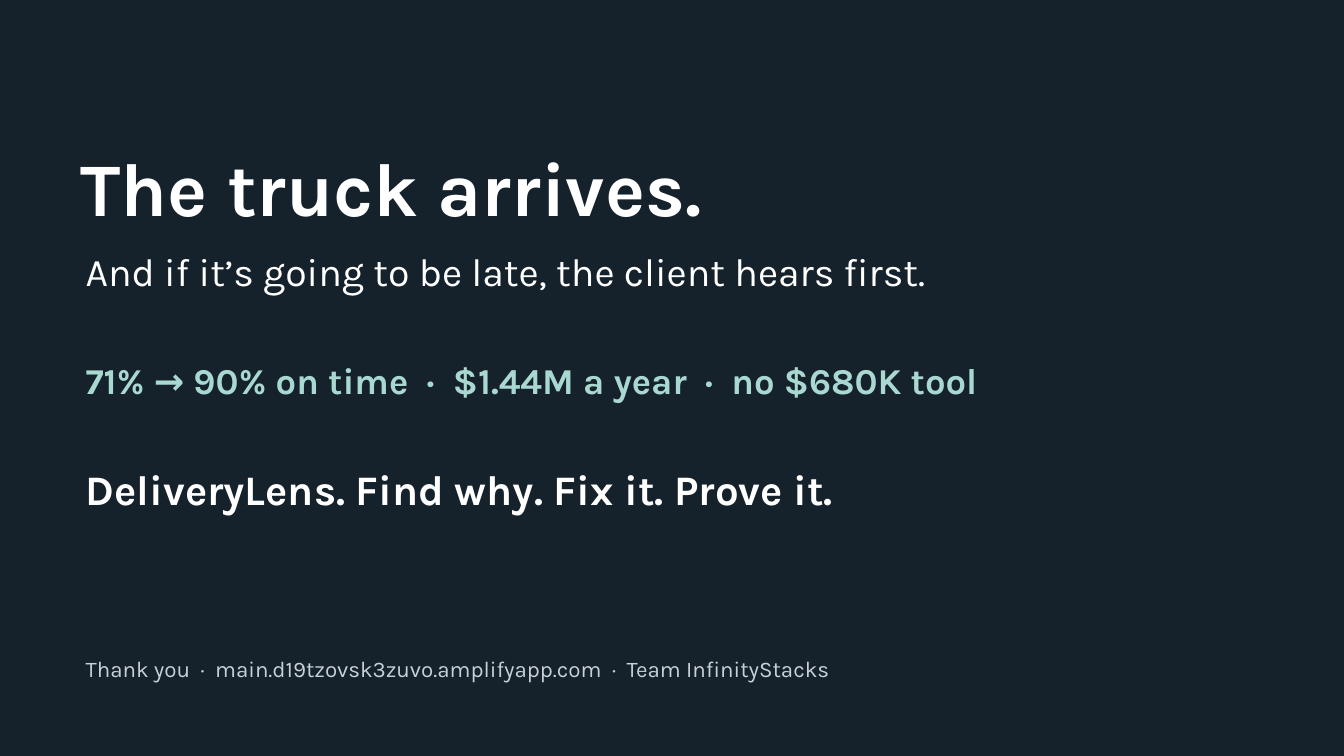
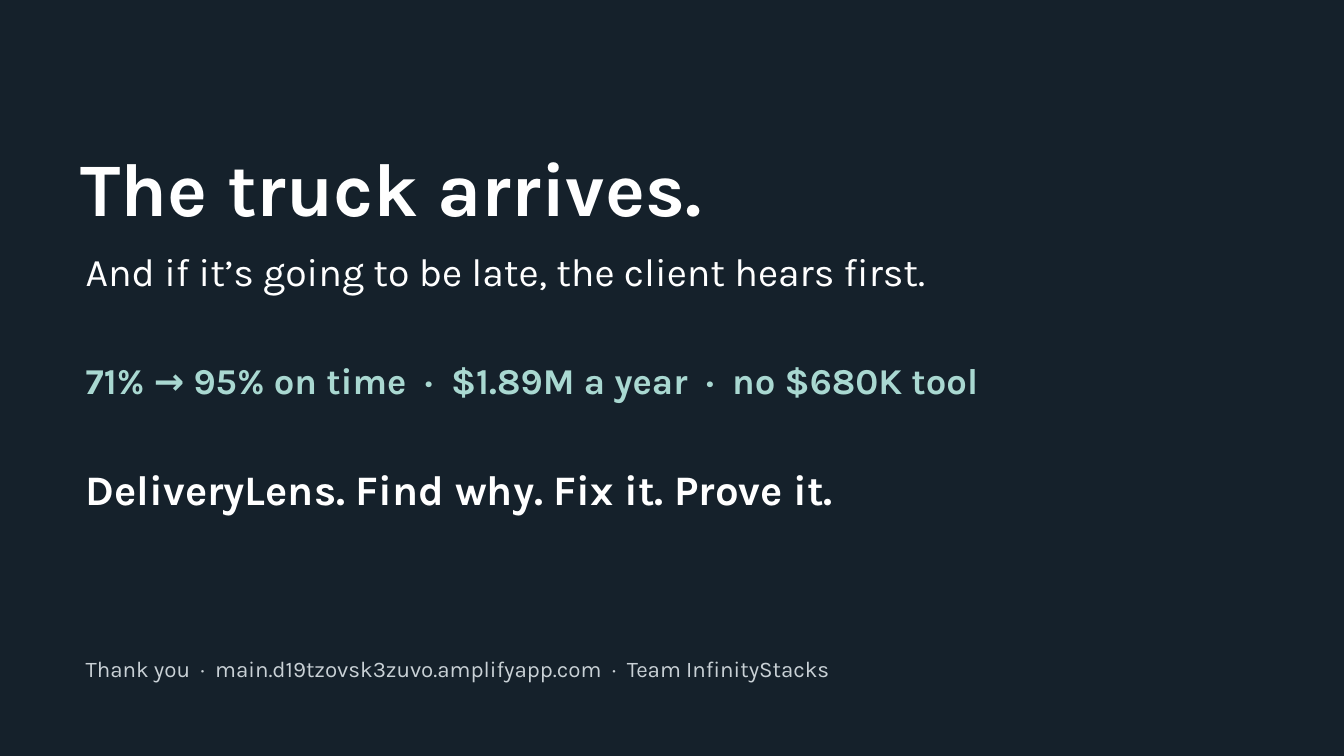
Before and after one commit to saimuthiki/halcyon-deliverylens, a slide deck: slide 15 of deck/DeliveryLens-pitch.pptx (slide 12 before the commit). Drawn at 1344x756 pixels with LibreOffice and Linux fonts; fonts in the diff are those of the drawing; background and template pictures are left out. Boxes give left, top, right and bottom in pixels: in the first picture for what was removed or moved away, otherwise in the second. Text is boxed around its words. In the diff, an @@ line names an element or a change of style, - is before the commit and + after.

```diff
--- a/deck/DeliveryLens-pitch.pptx
+++ b/deck/DeliveryLens-pitch.pptx
@@ text at bbox=[86, 367, 978, 403]: text changed @@
-71% → 90% on time · $1.44M a year · no $680K tool
+71% → 95% on time · $1.89M a year · no $680K tool
```
Also in this commit, not shown: 6 other slides changed, 8 slides added, 5 slides removed, 7 other files.
